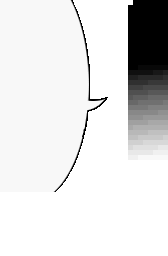
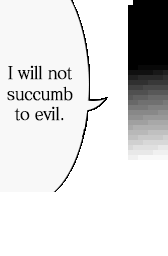
Two versions of the same layered image (168 x 256). Layer-by-layer changes:
added layer "I will not succumb to evil." above "Layer 1" over [7, 65, 73, 121]
